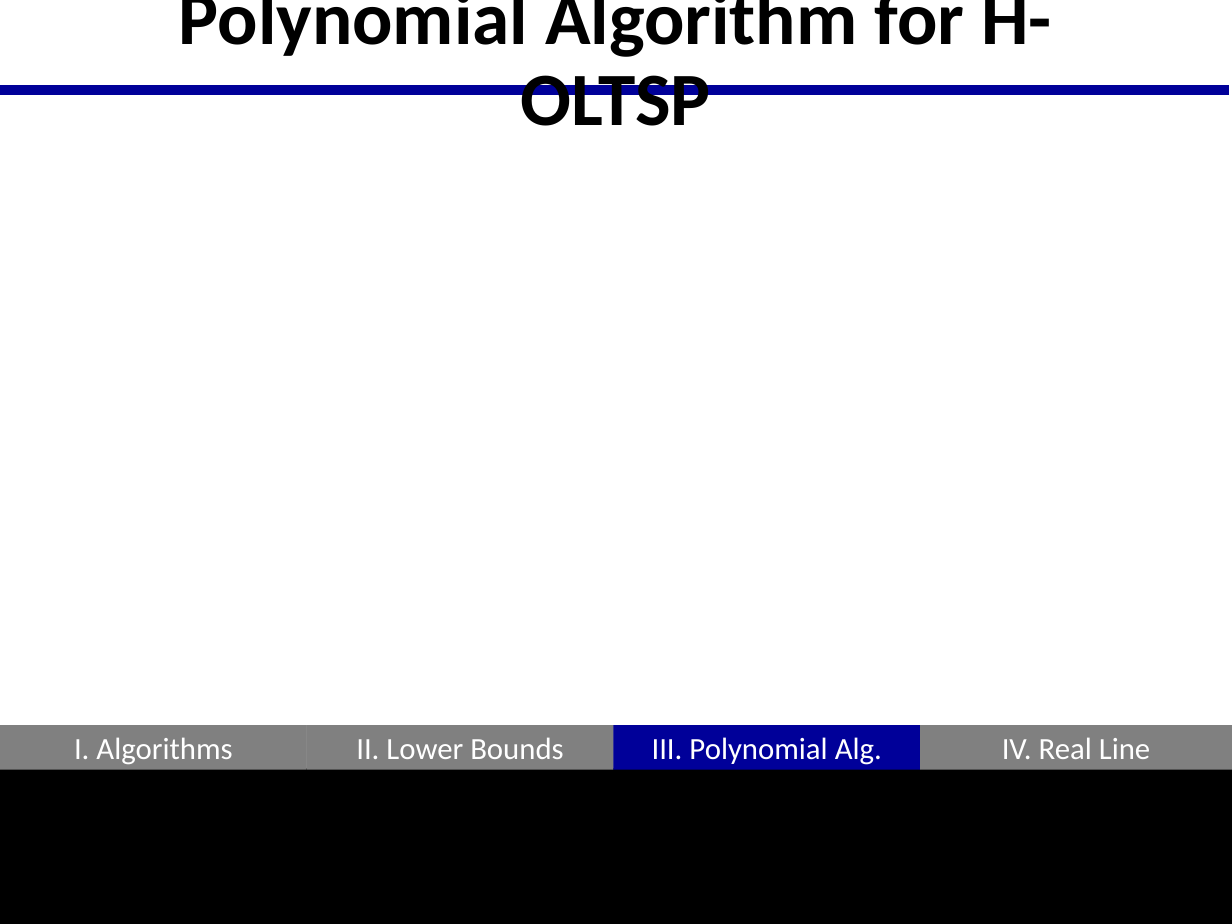
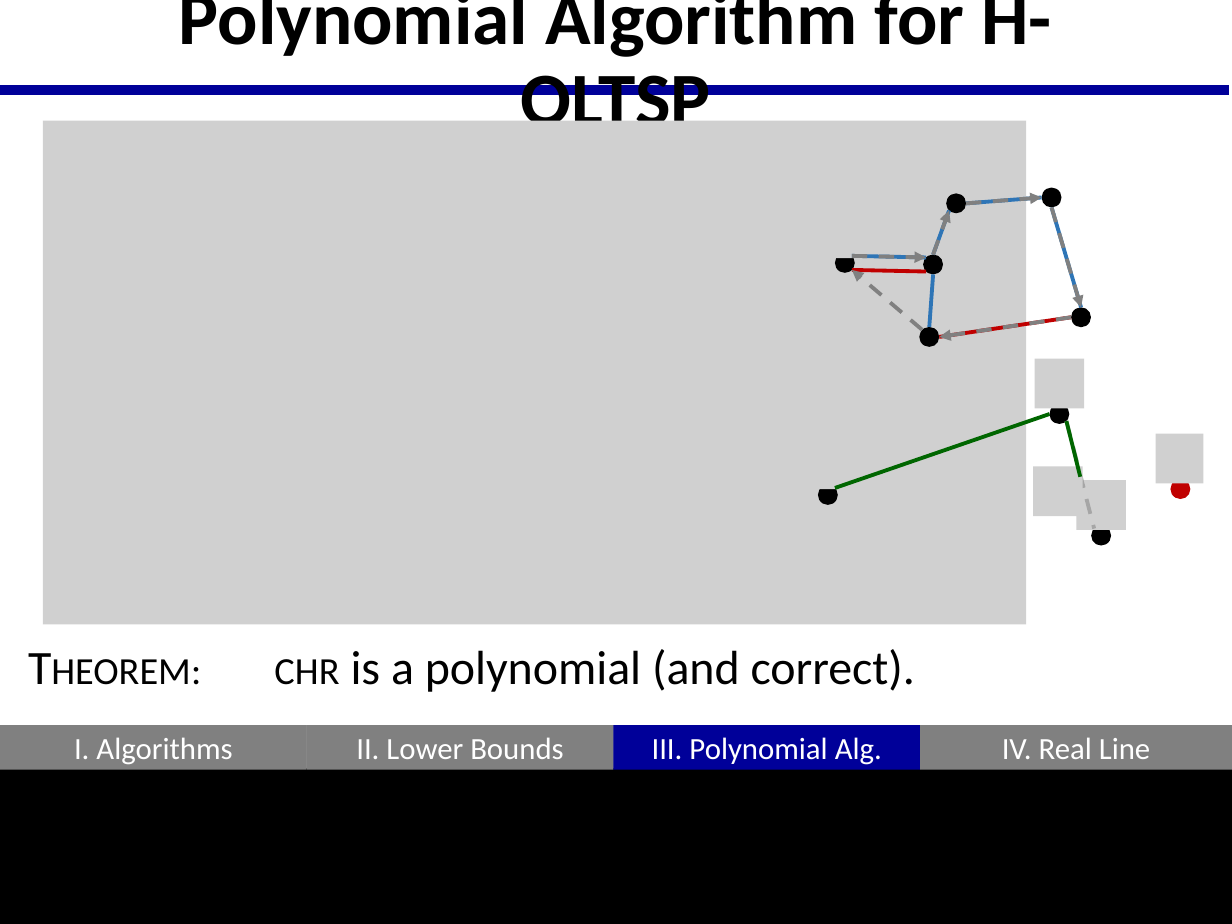
Before and after one commit to GraffL/talk-online-tsp, a slide deck: slide 18 of Präsentation43.pptx. Drawn at 1232x924 pixels with LibreOffice and Linux fonts; fonts in the diff are those of the drawing; grey boxes stand for pictures. Boxes give left, top, right and bottom in pixels: in the first picture for what was removed or moved away, otherwise in the second. Text is boxed around its words. In the diff, an @@ line names an element or a change of style, - is before the commit and + after.

```diff
--- a/Präsentation43.pptx
+++ b/Präsentation43.pptx
@@ picture added at [43, 121, 1026, 625] @@
@@ group added at [821, 187, 1090, 346]: 6 ellipses, 1 picture @@
@@ group added at [851, 197, 1080, 326]: 5 lines @@
@@ line added from (926, 271) to (851, 270), #C00000 2.25 pt @@
@@ group added at [851, 197, 1080, 336]: 6 arrows @@
@@ line added from (1071, 318) to (939, 336), #C00000 2.25 pt @@
@@ line added from (835, 488) to (1050, 414), #006600 2.25 pt @@
@@ line added from (1080, 477) to (1067, 421), #006600 2.25 pt @@
@@ picture added at [1156, 434, 1204, 483] @@
@@ group added at [803, 359, 1126, 546]: 4 pictures, 3 ellipses, 1 line @@
@@ ellipse added at [1170, 479, 1190, 499], fill #C00000 @@
@@ text added at [274, 649, 915, 692], 28 pt, text #000000 @@
+Theorem: chr is a polynomial (and correct).
```
Also in this commit, not shown: 2 other slides changed, 1 slide added, 1 slide removed.
